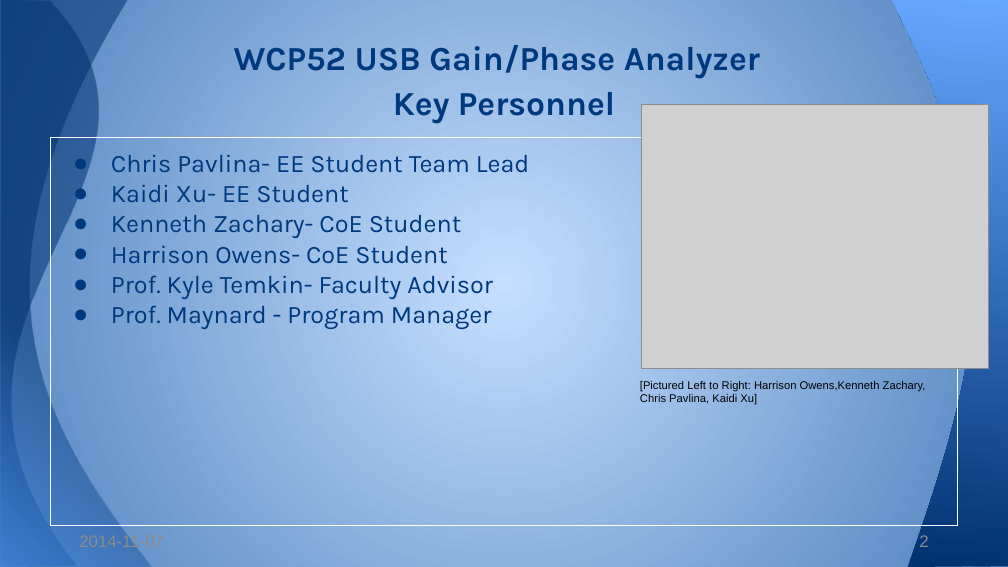
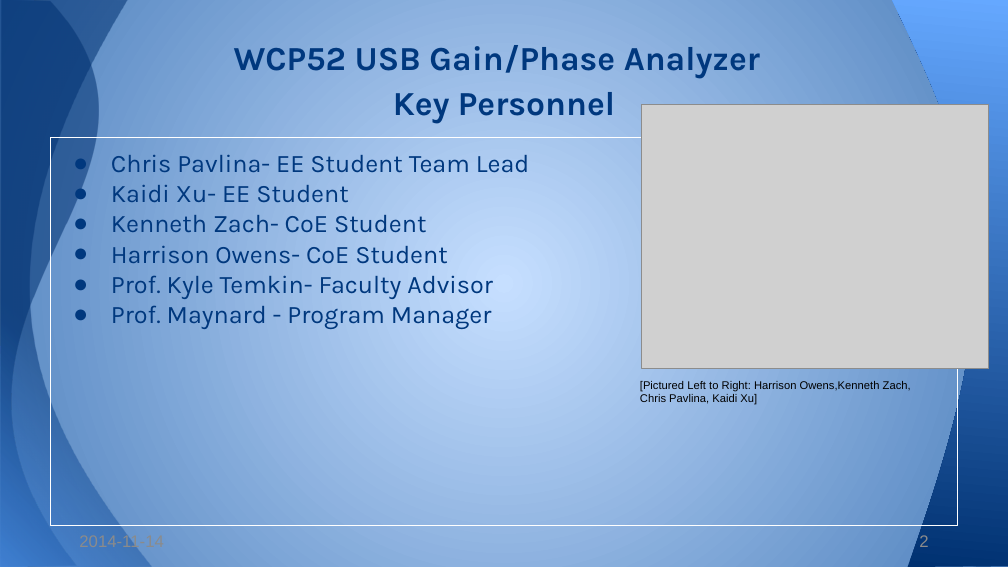
Before and after one commit to WCP52/docs, a slide deck: slide 2 of wsr/StatusPres.pptx. Drawn at 1008x567 pixels with LibreOffice and Linux fonts; fonts in the diff are those of the drawing; grey boxes stand for pictures. Boxes give left, top, right and bottom in pixels: in the first picture for what was removed or moved away, otherwise in the second. Text is boxed around its words. In the diff, an @@ line names an element or a change of style, - is before the commit and + after.

```diff
--- a/wsr/StatusPres.pptx
+++ b/wsr/StatusPres.pptx
@@ text at <box>111,215,426,233</box>: text changed @@
-● Kenneth Zachary- CoE Student
+● Kenneth Zach- CoE Student
@@ text at <box>640,381,911,391</box>: text changed @@
-[Pictured Left to Right: Harrison Owens,Kenneth Zachary,
+[Pictured Left to Right: Harrison Owens,Kenneth Zach,
@@ text at <box>79,536,164,547</box>: text changed @@
-2014-11-07
+2014-11-14
```
Also in this commit, not shown: 7 other slides changed.
